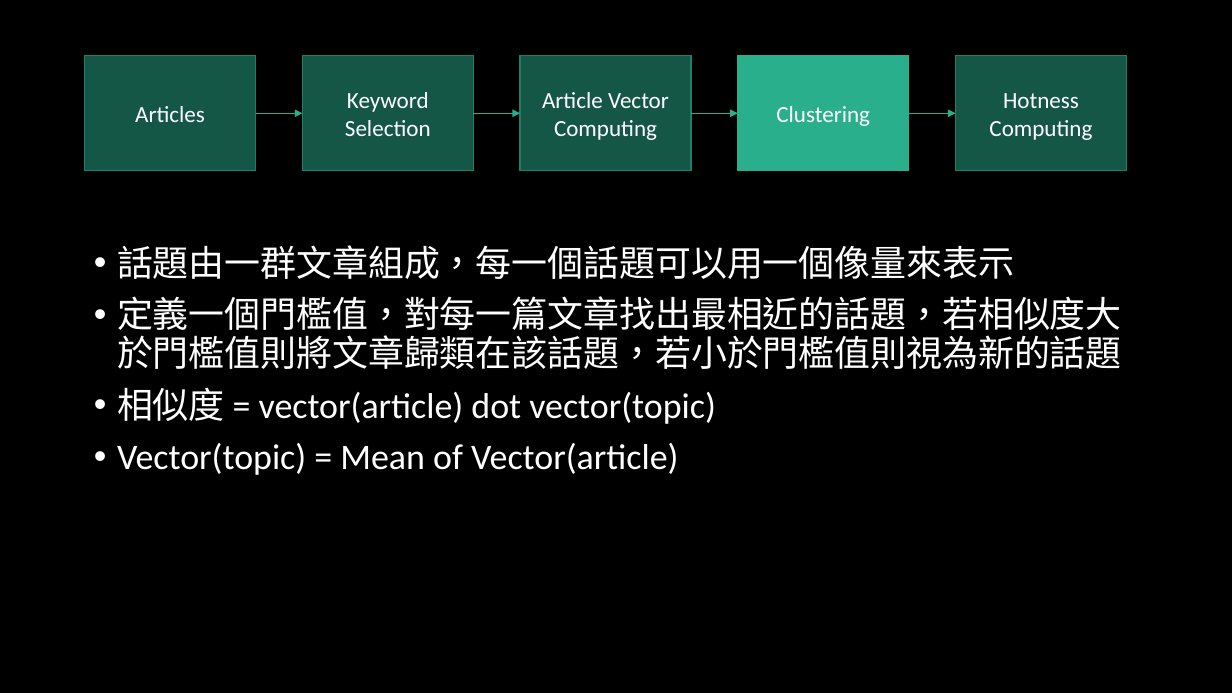
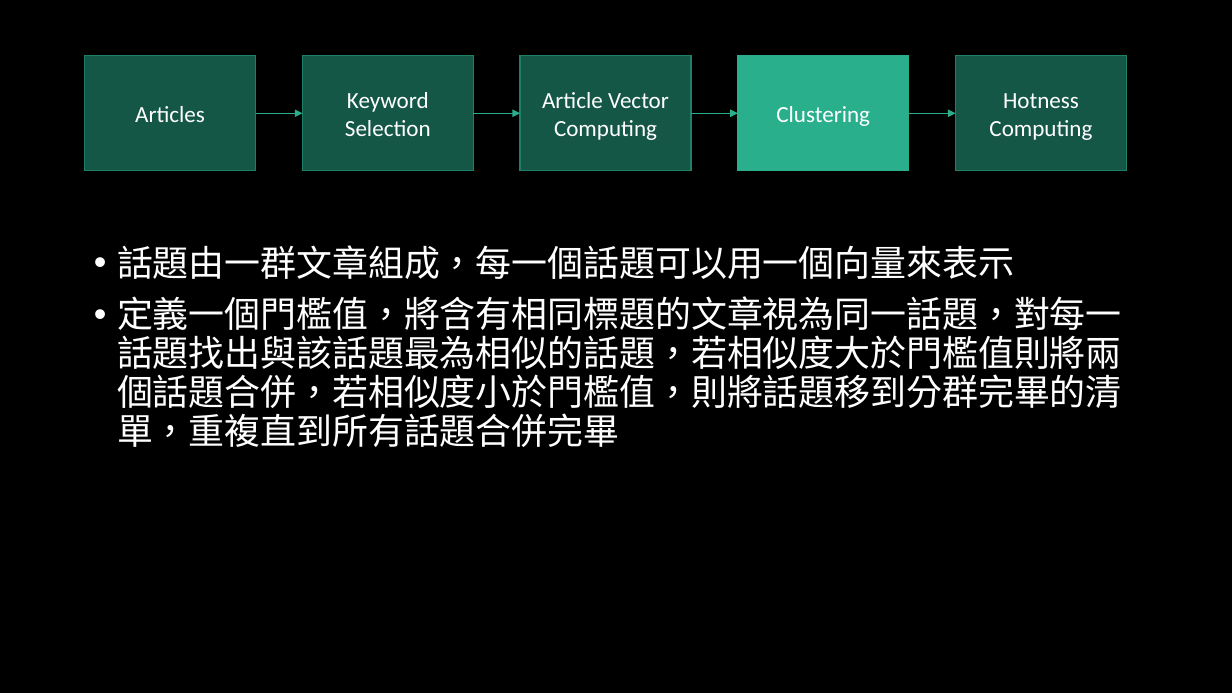
Before and after one commit to ZhongTing/HotTopicDetection, a slide deck: slide 14 of Hot-Topic-Detection.pptx. Drawn at 1232x693 pixels with LibreOffice and Linux fonts; fonts in the diff are those of the drawing. Boxes give left, top, right and bottom in pixels: in the first picture for what was removed or moved away, otherwise in the second. Text is boxed around its words. In the diff, an @@ line names an element or a change of style, - is before the commit and + after.

```diff
--- a/Hot-Topic-Detection.pptx
+++ b/Hot-Topic-Detection.pptx
@@ text at [117,245,1122,447]: text changed @@
-• 話題由一群文章組成，每一個話題可以用一個像量來表示
-• 定義一個門檻值，對每一篇文章找出最相近的話題，若相似度大於門檻值則將文章歸類在該話題，若小於門檻值則視為新的話題
-• 相似度 = vector(article) dot vector(topic)
-• Vector(topic) = Mean of Vector(article)
+• 話題由一群文章組成，每一個話題可以用一個向量來表示
+• 定義一個門檻值，將含有相同標題的文章視為同一話題，對每一話題找出與該話題最為相似的話題，若相似度大於門檻值則將兩個話題合併，若相似度小於門檻值，則將話題移到分群完畢的清單，重複直到所有話題合併完畢
```
Also in this commit, not shown: 8 other slides changed, 19 slides added, 3 other files.
